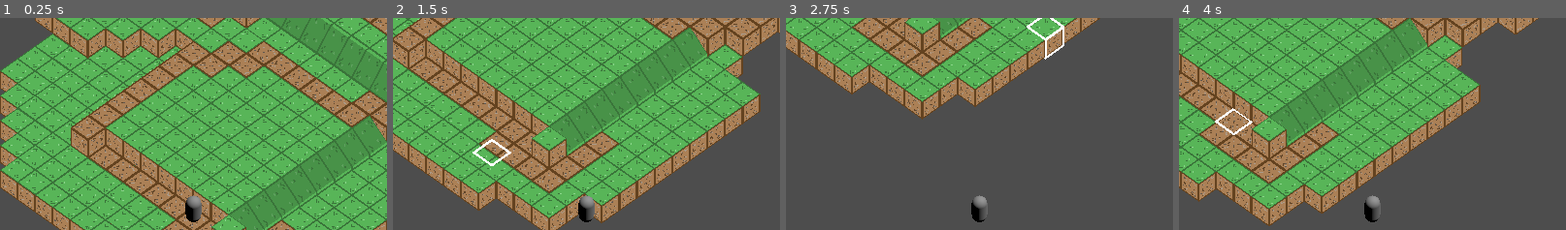
Above: before the commit, frames 1-4 (left to right).
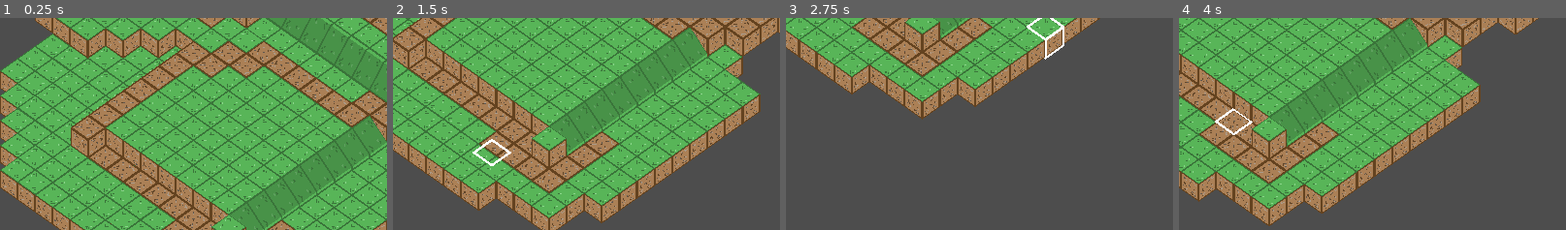
Above: after the commit, the same moments.

Repository: cannibalisticwalrus/GodotGameboardFramework
Game: Godot game, scene res://Scenes/TesterMap.tscn
Two runs of this game, one before a commit and one after it. Both use one fixed random seed, a clock stepped at 60 frames per second and the inputs below.
Inputs (mouse positions are % of the whole screen's width and height, from its top left):
- Up to frame 1 (0.25 s): no input
- Up to frame 2 (1.5 s): tap Enter at 0.5 s; move the mouse to (72, 46) at 0.52 s; hold D (Right) 0.53-1.28 s; click (72, 46) at 0.67 s; move the mouse to (30, 56) at 1.27 s; hold S (Down) from 1.28 s (still down)
- Up to frame 3 (2.75 s): move the mouse to (60, 29) at 2.02 s; release S (Down) at 2.03 s; hold D (Right) from 2.03 s (still down)
- Up to frame 4 (4 s): move the mouse to (45, 72) at 2.77 s; release D (Right) at 2.78 s; hold W (Up) 2.78-3.53 s; click (45, 72) at 2.92 s; move the mouse to (80, 66) at 3.52 s; hold A (Left) from 3.53 s (still down)
The pictures show only the part of the screen within x 25-75%, y 27-77%; the shares and areas given below are measured in that part.

The runs differ from the first frame. In frame 1, 0.4% of the frame differs, in the area x 47-53%, y 83-97%; in frame 2, 0.4%; in frame 3, 0.3%; in frame 4, 0.3%.

Commit message:
Location setter method for player class is functional

Diff:
--- a/Scripts/src_Character.gd
+++ b/Scripts/src_Character.gd
@@ -7,11 +7,15 @@
 var canMove:bool = true;
 var currentGridLocation:Vector3i;
 
-func _updateGridLocation(newGridLocation:Vector3i):
+func _setNextGridLocation(newGridLocation:Vector3i):
 	currentGridLocation = newGridLocation;
-#	self.global_position = currentGridLocation.
-	print("Character - 01: Location updated.  The character is now at ", currentGridLocation, " on the GridMap."); #DEBUGGING
+#	print("Character - 01: Location updated.  The character is now at ", currentGridLocation, " on the GridMap."); #DEBUGGING
 	return;
 
+func _updatePlayerLocation(targetPlayerLocation:Vector3):
+	self.global_position = targetPlayerLocation;
+	print("Character - 01: Position updated.  The character is now at ", self.global_position, " in world space."); #DEBUGGING
+
 func _process(delta):
-	_updateGridLocation(Vector3i(0,0,0));
+	_setNextGridLocation(Vector3i(0,0,0));
+	_updatePlayerLocation(Vector3(0,0,0));
